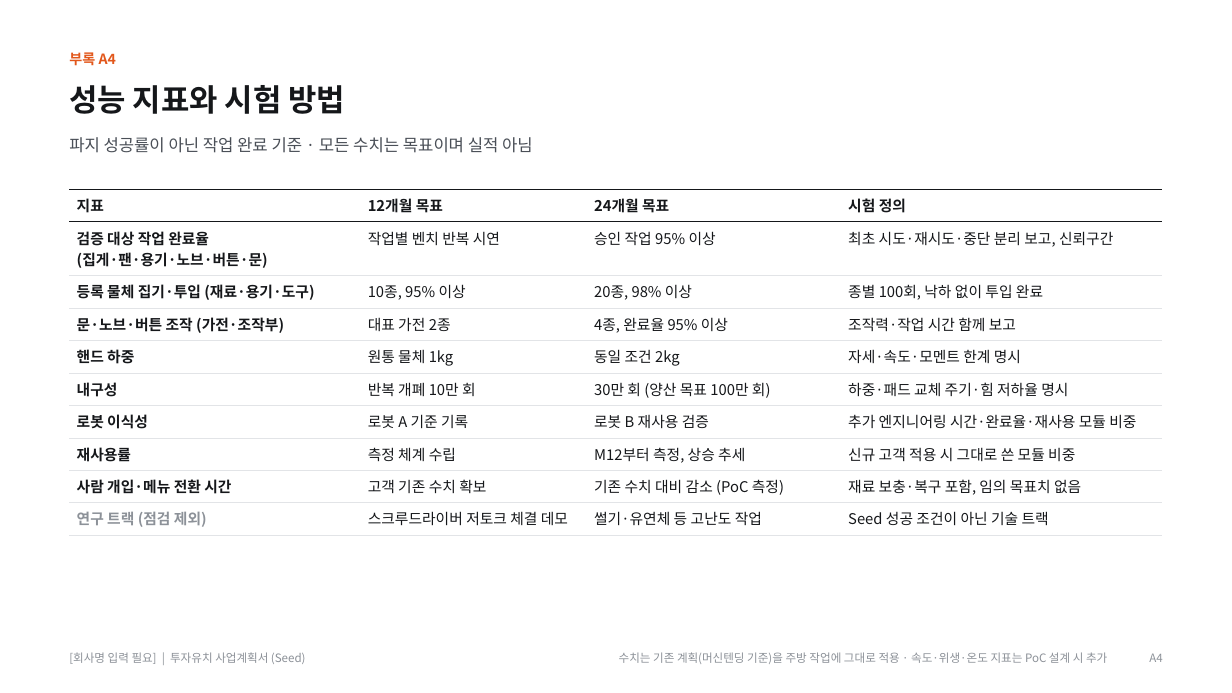
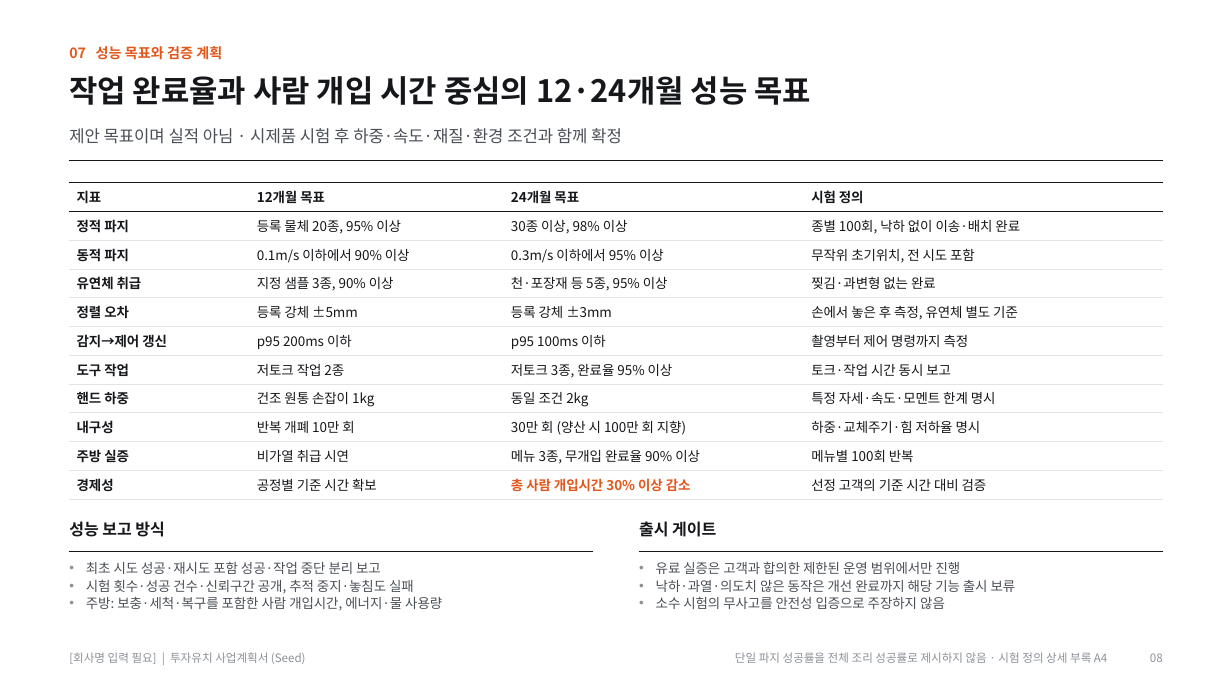
Before and after one commit to kimdonghyun2789-hash/D, a slide deck: slide 8 of SoftHand_Founding_Seed_IR_Deck_Final.pptx (slide 19 before the commit). Drawn at 1232x693 pixels with LibreOffice and Linux fonts; fonts in the diff are those of the drawing. Boxes give left, top, right and bottom in pixels: in the first picture for what was removed or moved away, otherwise in the second. Text is boxed around its words. In the diff, an @@ line names an element or a change of style, - is before the commit and + after.

```diff
--- a/SoftHand_Founding_Seed_IR_Deck_Final.pptx
+++ b/SoftHand_Founding_Seed_IR_Deck_Final.pptx
@@ text removed at (69, 52, 116, 66) @@
-부록 A4
@@ text added at (69, 46, 222, 60), 11 pt, text #E2571B, bold @@
+07 성능 목표와 검증 계획
@@ text at (69, 76, 811, 105): text changed @@
-성능 지표와 시험 방법
+작업 완료율과 사람 개입 시간 중심의 12·24개월 성능 목표
@@ text at (69, 128, 622, 144): text changed @@
-파지 성공률이 아닌 작업 완료 기준 · 모든 수치는 목표이며 실적 아님
+제안 목표이며 실적 아님 · 시제품 시험 후 하중·속도·재질·환경 조건과 함께 확정
@@ line added from (69, 161) to (1163, 161), #15171A 1 pt @@
@@ table at (69, 183, 1163, 499) @@
-row 2: 검증 대상 작업 완료율 / (집게·팬·용기·노브·버튼·문) | 작업별 벤치 반복 시연 | 승인 작업 95% 이상 | 최초 시도·재시도·중단 분리 보고, 신뢰구간
-row 3: 등록 물체 집기·투입 (재료·용기·도구) | 10종, 95% 이상 | 20종, 98% 이상 | 종별 100회, 낙하 없이 투입 완료
-row 4: 문·노브·버튼 조작 (가전·조작부) | 대표 가전 2종 | 4종, 완료율 95% 이상 | 조작력·작업 시간 함께 보고
-row 5: 핸드 하중 | 원통 물체 1kg | 동일 조건 2kg | 자세·속도·모멘트 한계 명시
-row 6: 내구성 | 반복 개폐 10만 회 | 30만 회 (양산 목표 100만 회) | 하중·패드 교체 주기·힘 저하율 명시
-row 7: 로봇 이식성 | 로봇 A 기준 기록 | 로봇 B 재사용 검증 | 추가 엔지니어링 시간·완료율·재사용 모듈 비중
-row 8: 재사용률 | 측정 체계 수립 | M12부터 측정, 상승 추세 | 신규 고객 적용 시 그대로 쓴 모듈 비중
-row 9: 사람 개입·메뉴 전환 시간 | 고객 기존 수치 확보 | 기존 수치 대비 감소 (PoC 측정) | 재료 보충·복구 포함, 임의 목표치 없음
-row 10: 연구 트랙 (점검 제외) | 스크루드라이버 저토크 체결 데모 | 썰기·유연체 등 고난도 작업 | Seed 성공 조건이 아닌 기술 트랙
+row 2: 정적 파지 | 등록 물체 20종, 95% 이상 | 30종 이상, 98% 이상 | 종별 100회, 낙하 없이 이송·배치 완료
+row 3: 동적 파지 | 0.1m/s 이하에서 90% 이상 | 0.3m/s 이하에서 95% 이상 | 무작위 초기위치, 전 시도 포함
+row 4: 유연체 취급 | 지정 샘플 3종, 90% 이상 | 천·포장재 등 5종, 95% 이상 | 찢김·과변형 없는 완료
+row 5: 정렬 오차 | 등록 강체 ±5mm | 등록 강체 ±3mm | 손에서 놓은 후 측정, 유연체 별도 기준
+row 6: 감지→제어 갱신 | p95 200ms 이하 | p95 100ms 이하 | 촬영부터 제어 명령까지 측정
+row 7: 도구 작업 | 저토크 작업 2종 | 저토크 3종, 완료율 95% 이상 | 토크·작업 시간 동시 보고
+row 8: 핸드 하중 | 건조 원통 손잡이 1kg | 동일 조건 2kg | 특정 자세·속도·모멘트 한계 명시
+row 9: 내구성 | 반복 개폐 10만 회 | 30만 회 (양산 시 100만 회 지향) | 하중·교체주기·힘 저하율 명시
+row 10: 주방 실증 | 비가열 취급 시연 | 메뉴 3종, 무개입 완료율 90% 이상 | 메뉴별 100회 반복
+row 11: 경제성 | 공정별 기준 시간 확보 | 총 사람 개입시간 30% 이상 감소 | 선정 고객의 기준 시간 대비 검증
@@ table: place and size @@
-table at (69, 189, 1163, 535)
+table at (69, 183, 1163, 499)
@@ text added at (69, 521, 164, 537), 12.5 pt, text #15171A, bold @@
+성능 보고 방식
@@ text added at (639, 521, 716, 537), 12.5 pt, text #15171A, bold @@
+출시 게이트
@@ line added from (69, 552) to (593, 552), #15171A 1 pt @@
@@ text added at (86, 562, 442, 611), 10.5 pt, text #4A4F57 @@
+• 최초 시도 성공·재시도 포함 성공·작업 중단 분리 보고
+• 시험 횟수·성공 건수·신뢰구간 공개, 추적 중지·놓침도 실패
+• 주방: 보충·세척·복구를 포함한 사람 개입시간, 에너지·물 사용량
@@ line added from (640, 552) to (1163, 552), #15171A 1 pt @@
@@ text added at (656, 562, 1016, 609), 10.5 pt, text #4A4F57 @@
+• 유료 실증은 고객과 합의한 제한된 운영 범위에서만 진행
+• 낙하·과열·의도치 않은 동작은 개선 완료까지 해당 기능 출시 보류
+• 소수 시험의 무사고를 안전성 입증으로 주장하지 않음
@@ text at (735, 652, 1107, 663): text changed @@
-수치는 기존 계획(머신텐딩 기준)을 주방 작업에 그대로 적용 · 속도·위생·온도 지표는 PoC 설계 시 추가
+단일 파지 성공률을 전체 조리 성공률로 제시하지 않음 · 시험 정의 상세 부록 A4
@@ text at (1150, 653, 1163, 662): text changed @@
-A4
+08
```
Also in this commit, not shown: 17 other slides changed, 15 slides added, 14 slides removed, 17 other files.
